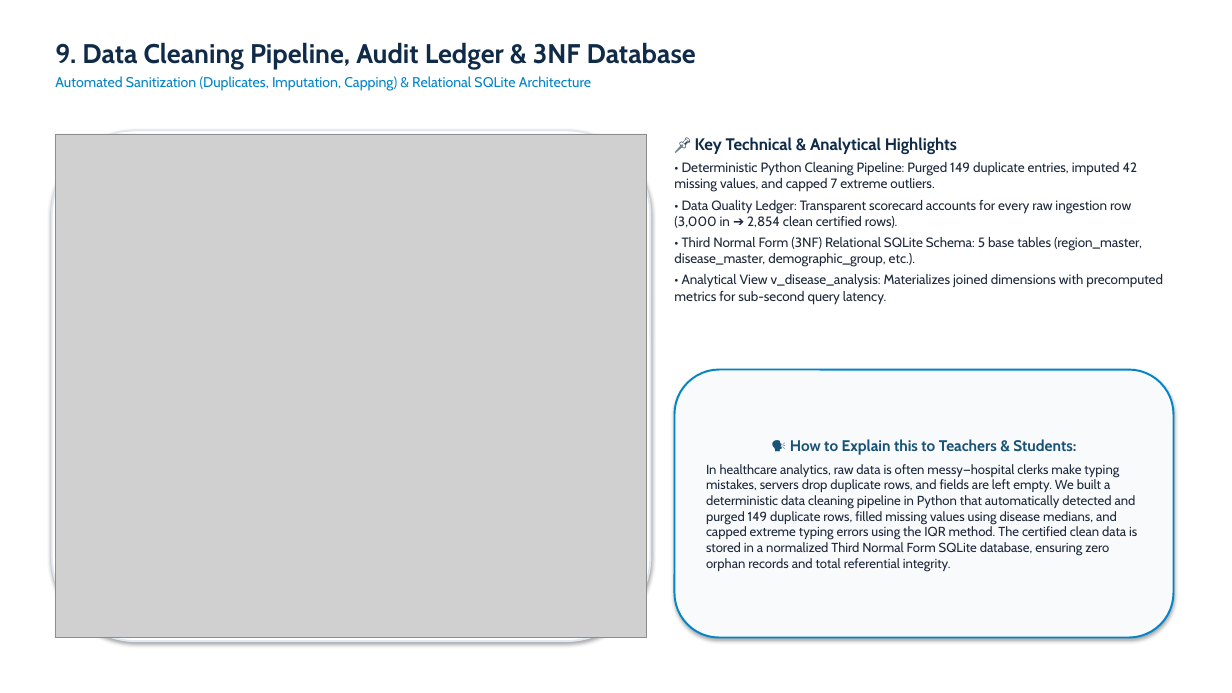
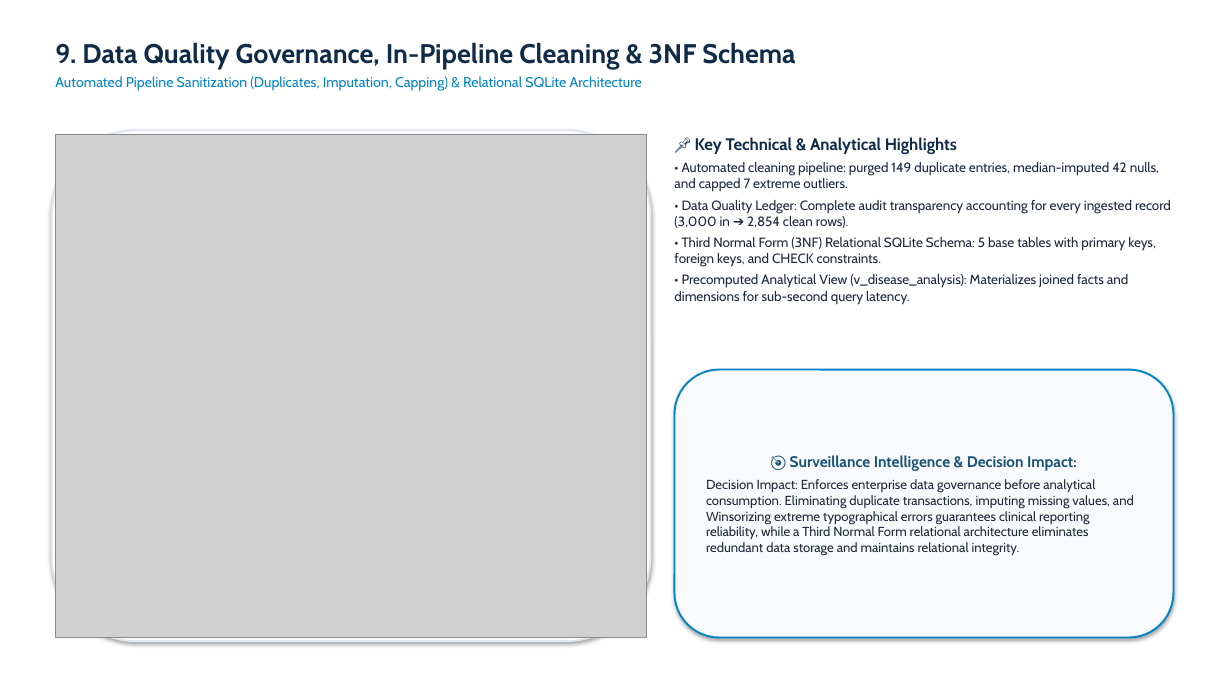
Before and after one commit to Argjain/2500320140031-disease-trend-analysis., a slide deck: slide 10 of docs/18_ArgJain_DiseaseTrendAnalysis_Presentation.pptx. Drawn at 1232x693 pixels with LibreOffice and Linux fonts; fonts in the diff are those of the drawing; grey boxes stand for pictures. Boxes give left, top, right and bottom in pixels: in the first picture for what was removed or moved away, otherwise in the second. Text is boxed around its words. In the diff, an @@ line names an element or a change of style, - is before the commit and + after.

Commit message:
docs: merge all 18 project documents into single master PDF and refine PPT for formal academic submission

```diff
--- a/docs/18_ArgJain_DiseaseTrendAnalysis_Presentation.pptx
+++ b/docs/18_ArgJain_DiseaseTrendAnalysis_Presentation.pptx
@@ text at [55, 42, 795, 91]: text changed @@
-9. Data Cleaning Pipeline, Audit Ledger & 3NF Database
-Automated Sanitization (Duplicates, Imputation, Capping) & Relational SQLite Architecture
+9. Data Quality Governance, In-Pipeline Cleaning & 3NF Schema
+Automated Pipeline Sanitization (Duplicates, Imputation, Capping) & Relational SQLite Architecture
@@ text at [674, 162, 1171, 304]: text changed @@
-• Deterministic Python Cleaning Pipeline: Purged 149 duplicate entries, imputed 42 missing values, and capped 7 extreme outliers.
-• Data Quality Ledger: Transparent scorecard accounts for every raw ingestion row (3,000 in ➔ 2,854 clean certified rows).
-• Third Normal Form (3NF) Relational SQLite Schema: 5 base tables (region_master, disease_master, demographic_group, etc.).
-• Analytical View v_disease_analysis: Materializes joined dimensions with precomputed metrics for sub-second query latency.
+• Automated cleaning pipeline: purged 149 duplicate entries, median-imputed 42 nulls, and capped 7 extreme outliers.
+• Data Quality Ledger: Complete audit transparency accounting for every ingested record (3,000 in ➔ 2,854 clean rows).
+• Third Normal Form (3NF) Relational SQLite Schema: 5 base tables with primary keys, foreign keys, and CHECK constraints.
+• Precomputed Analytical View (v_disease_analysis): Materializes joined facts and dimensions for sub-second query latency.
@@ text in rounded rectangle at [706, 455, 1134, 556]: text changed @@
-🗣️ How to Explain this to Teachers & Students:
-In healthcare analytics, raw data is often messy—hospital clerks make typing mistakes, servers drop duplicate rows, and fields are left empty. We built a deterministic data cleaning pipeline in Python that automatically detected and purged 149 duplicate rows, filled missing values using disease medians, and capped extreme typing errors using the IQR method. The certified clean data is stored in a normalized Third Normal Form SQLite database, ensuring zero orphan records and total referential integrity.
+🎯 Surveillance Intelligence & Decision Impact:
+Decision Impact: Enforces enterprise data governance before analytical consumption. Eliminating duplicate transactions, imputing missing values, and Winsorizing extreme typographical errors guarantees clinical reporting reliability, while a Third Normal Form relational architecture eliminates redundant data storage and maintains relational integrity.
```
Also in this commit, not shown: 11 other slides changed, 2 slides added, 2 slides removed, 19 other files.
